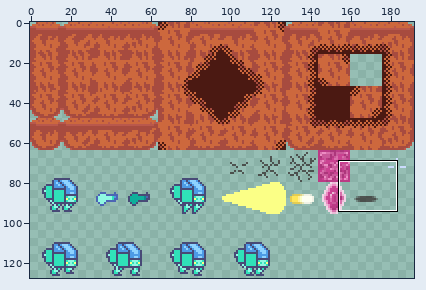
Two states of a sprite sheet, assets/images/spritesheet.png. Above, an overview of the earlier version with the close-up marked.
Close-up. Before:
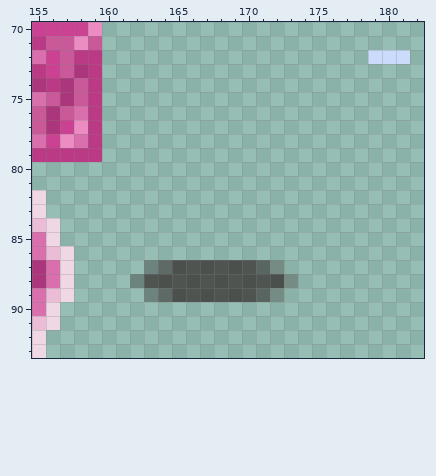
The file is 192x128 pixels. Shown: x 155..182, y 70..93.
The same view after the edit:
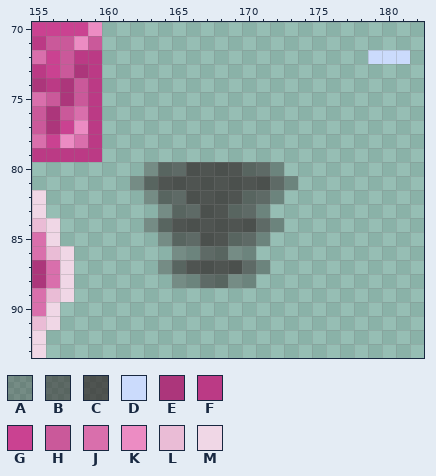
Palette (. is transparent): A #2e232352  B #2e23238a  C #2e2323ae  D #cbdbfc  E #ac367b  F #bb3a85  G #ca4291  H #ca599a  J #d96fac  K #ec8cc3  L #eabcd6  M #f0d7e6
Commit: Added crystal shadow size animation
Changes in this commit:
y 80: x 163..172 .......... -> ABBCCCCBBA
y 81: x 162..173 ............ -> ABCCCCCCCCBA
y 82: x 163..172 .......... -> ABBCCCCBBA
y 83: x 164..171 ........ -> ABBCCBBA
y 84: x 163..172 .......... -> ABCCCCCCBA
y 85: x 164..171 ........ -> ABBCCBBA
y 86: x 165..170 ...... -> AABBAA
y 87: x 163..165 ABC -> .AB; x 170..172 CBA -> BA.
y 88: x 162..173 ACCCCCCCCCCA -> ...AABBAA...
y 89: x 163..172 ABCCCCCCBA -> ..........
Pixel boxes of the changes (left, top, right, bottom) in both close-ups:
changed: (130, 162, 298, 302)
